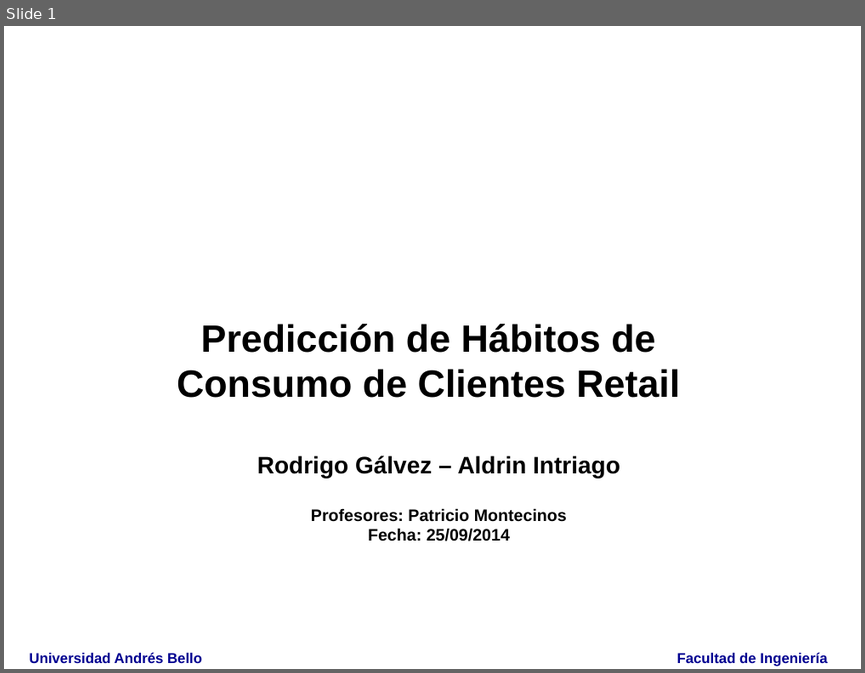
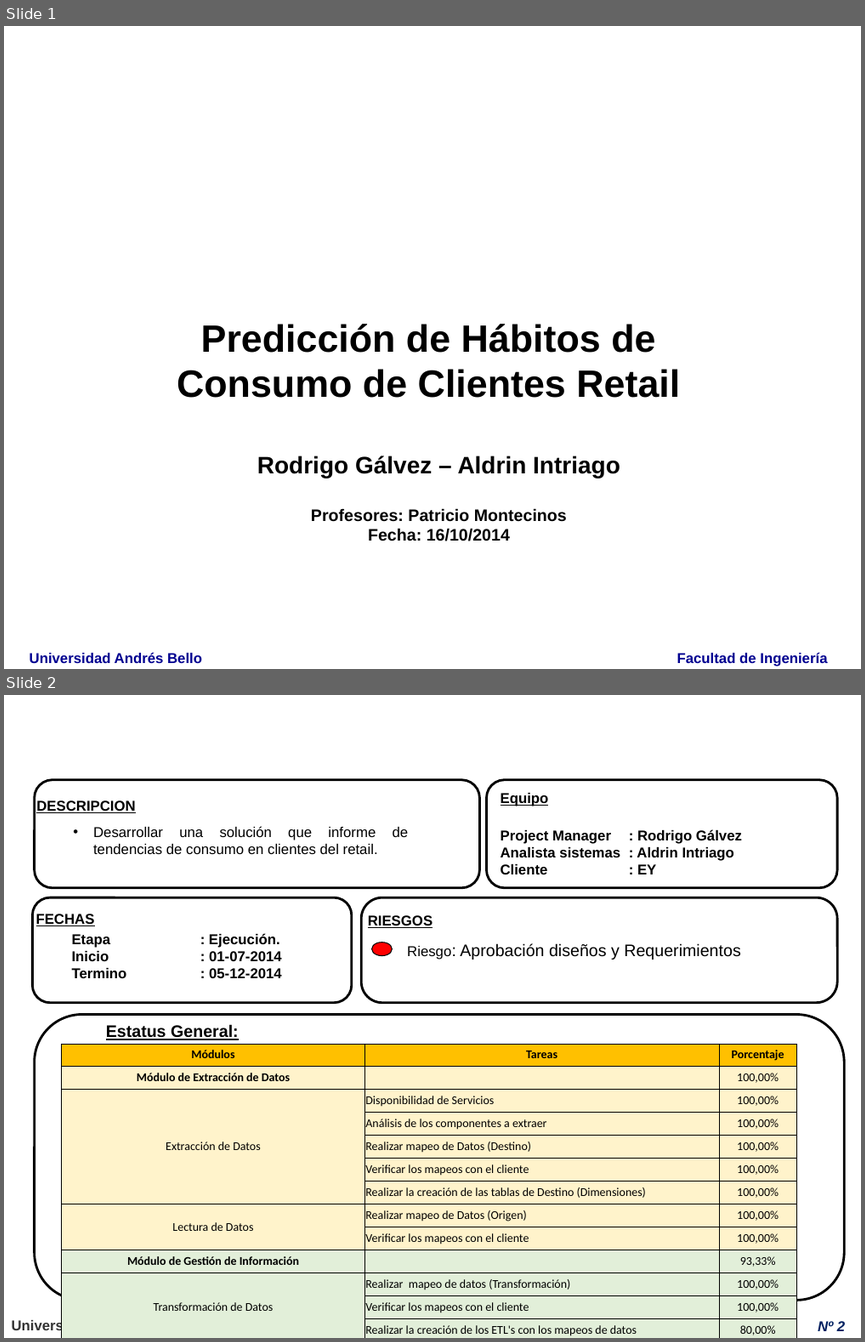
Before and after one commit to aintriago/PT02Tendencias, a slide deck: Presentaciones de Avances/PT02 - 2014 - Avance Semanal (16-10-14).ppt. Shown one above the other, each under a label of ours: slide 1 before the commit, slides 1 and 2 after it. The pictures are 865x673 and 865x1342 pixels, drawn with LibreOffice and Linux fonts; fonts in the diff are those of the drawing; background and template pictures are left out. Boxes give left, top, right and bottom in pixels: in the first picture for what was removed or moved away, otherwise in the second. Text is boxed around its words. In the diff, an @@ line names an element or a change of style, - is before the commit and + after.

Commit message:
presentación Avance 20141016

```diff
--- a/Presentaciones de Avances/PT02 - 2014 - Avance Semanal (16-10-14).ppt
+++ b/Presentaciones de Avances/PT02 - 2014 - Avance Semanal (16-10-14).ppt
@@ slide 2 added at [4, 695, 861, 1338], background picture (left out) @@
@@ text added at [191, 708, 848, 746], 24 pt, text #FFFFFF @@
+Avance semanal
@@ rounded rectangle added at [34, 780, 479, 888], fill #FFFFFF, outline #000000 2.01 pt @@
@@ rounded rectangle added at [487, 780, 837, 888], fill #FFFFFF, outline #000000 2.01 pt, 12 pt, text #000000, bold @@
+Equipo
+Project Manager : Rodrigo Gálvez
+Analista sistemas : Aldrin Intriago
+Cliente : EY
@@ text added at [36, 800, 135, 813], 12 pt, text #000000, bold, underline @@
+DESCRIPCION
@@ text added at [93, 826, 378, 854], 12 pt, text #000000 @@
+• Desarrollar una solución que informe de tendencias de consumo en clientes del retail.
@@ rounded rectangle added at [32, 897, 351, 1003], fill #FFFFFF, outline #000000 2.01 pt @@
@@ rounded rectangle added at [361, 897, 838, 1003], fill #FFFFFF, outline #000000 2.01 pt @@
@@ text added at [36, 913, 95, 926], 12 pt, text #000000, bold, underline @@
+FECHAS
@@ text added at [368, 915, 432, 928], 12 pt, text #000000, bold, underline @@
+RIESGOS
@@ text added at [72, 933, 282, 978], 12 pt, text #000000, bold @@
+Etapa : Ejecución.
+Inicio : 01-07-2014
+Termino : 05-12-2014
@@ ellipse added at [371, 941, 392, 955], fill #FF0000, outline #000000 0.74 pt @@
@@ text added at [407, 943, 740, 959], 14 pt, text #000000 @@
+Riesgo: Aprobación diseños y Requerimientos
@@ rounded rectangle added at [34, 1015, 844, 1300], fill #FFFFFF, outline #000000 2.01 pt @@
@@ text added at [106, 1024, 239, 1040], 14 pt, text #000000, bold, underline @@
+  Estatus General:
@@ table added at [62, 1043, 796, 1338], 16 rows, 3 columns @@
+Módulos | Tareas | Porcentaje
+Módulo de Extracción de Datos |  | 100,00%
+Extracción de Datos | Disponibilidad de Servicios | 100,00%
+ | Análisis de los componentes a extraer | 100,00%
+ | Realizar mapeo de Datos (Destino) | 100,00%
+ | Verificar los mapeos con el cliente | 100,00%
+ | Realizar la creación de las tablas de Destino (Dimensiones) | 100,00%
+Lectura de Datos | Realizar mapeo de Datos (Origen) | 100,00%
+ | Verificar los mapeos con el cliente | 100,00%
+Módulo de Gestión de Información |  | 93,33%
+Transformación de Datos | Realizar mapeo de datos (Transformación) | 100,00%
+ | Verificar los mapeos con el cliente | 100,00%
+ | Realizar la creación de los ETL's con los mapeos de datos | 80,00%
+Manipulación de Datos |  | 
+ |  | 
+ |  | 
@@ text added at [12, 1318, 93, 1333], 12 pt, text #333333, bold @@
+Universidad Andrés Bello - Facultad de Ingeniería
@@ page number added at [817, 1321, 845, 1331], 12 pt, text #002060, bold, italic @@
+Nº 2
@@ slide 1 changed as well @@
@@ title at [257, 455, 620, 541]: text changed @@
-Rodrigo Gálvez – Aldrin Intriago
-Profesores: Patricio Montecinos
-Fecha: 25/09/2014
+Rodrigo Gálvez – Aldrin Intriago
+Profesores: Patricio Montecinos
+Fecha: 16/10/2014
```
Also in this commit, not shown: 3 other slides changed.
